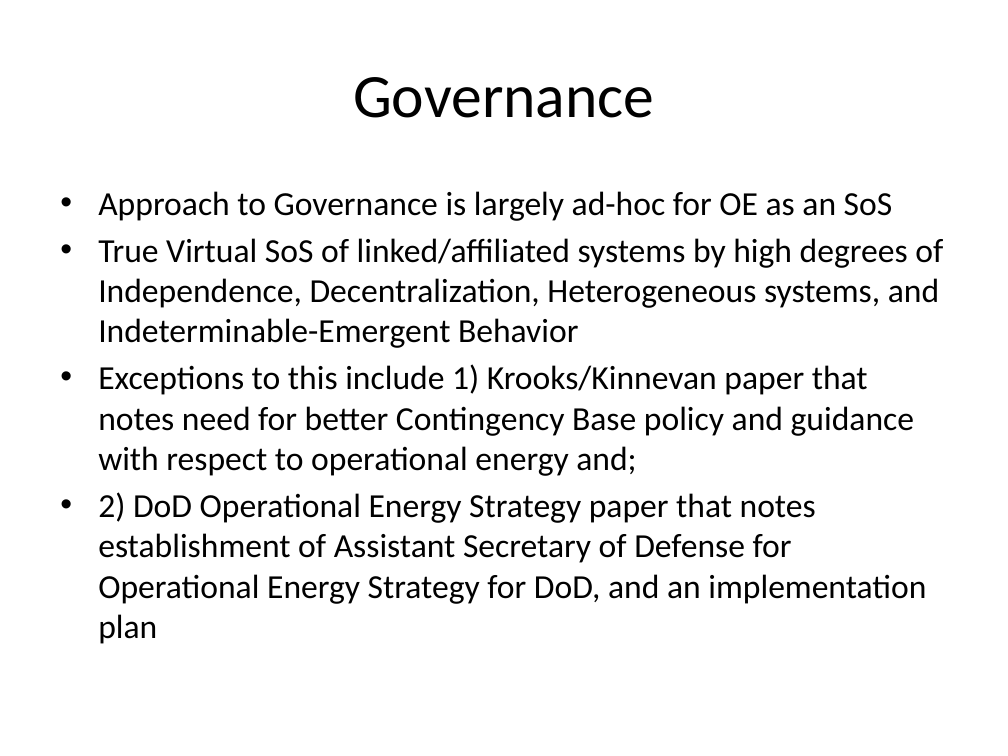
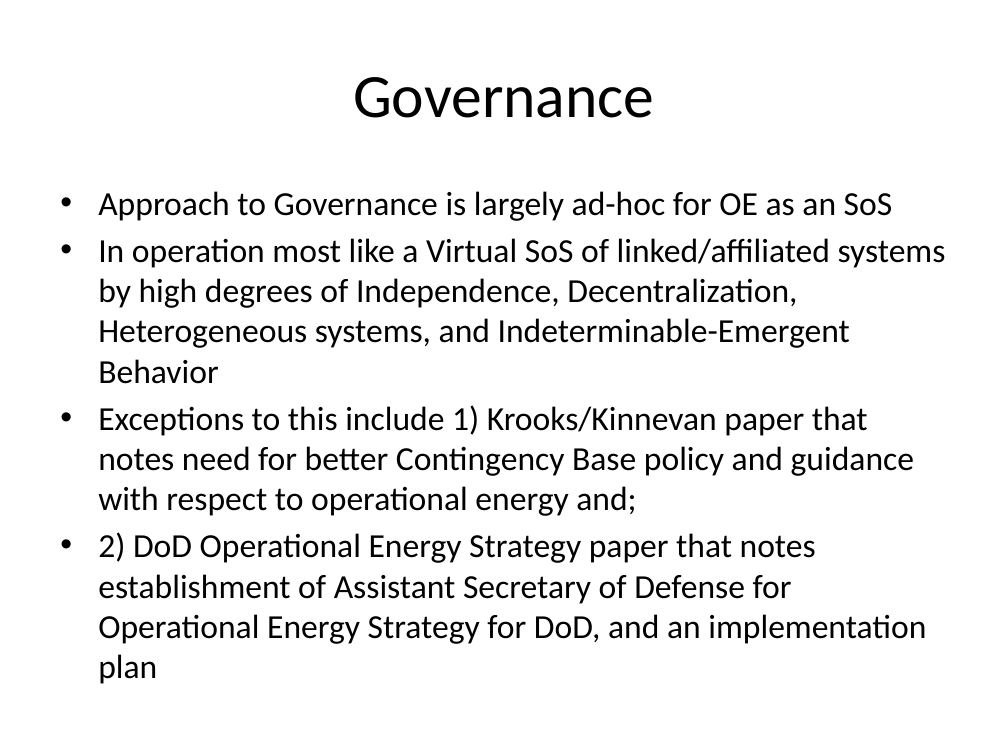
Before and after one commit to mazzas/School, a slide deck: slide 2 of SE4950/M06 Update.pptx. Drawn at 1008x756 pixels with LibreOffice and Linux fonts; fonts in the diff are those of the drawing. Boxes give left, top, right and bottom in pixels: in the first picture for what was removed or moved away, otherwise in the second. Text is boxed around its words. In the diff, an @@ line names an element or a change of style, - is before the commit and + after.

Commit message:
updated wording

```diff
--- a/SE4950/M06 Update.pptx
+++ b/SE4950/M06 Update.pptx
@@ text at <box>98,238,946,384</box>: text changed @@
-• True Virtual SoS of linked/affiliated systems by high degrees of Independence, Decentralization, Heterogeneous systems, and Indeterminable-Emergent Behavior
+• In operation most like a Virtual SoS of linked/affiliated systems by high degrees of Independence, Decentralization, Heterogeneous systems, and Indeterminable-Emergent Behavior
```
Also in this commit, not shown: 1 other slide changed.
